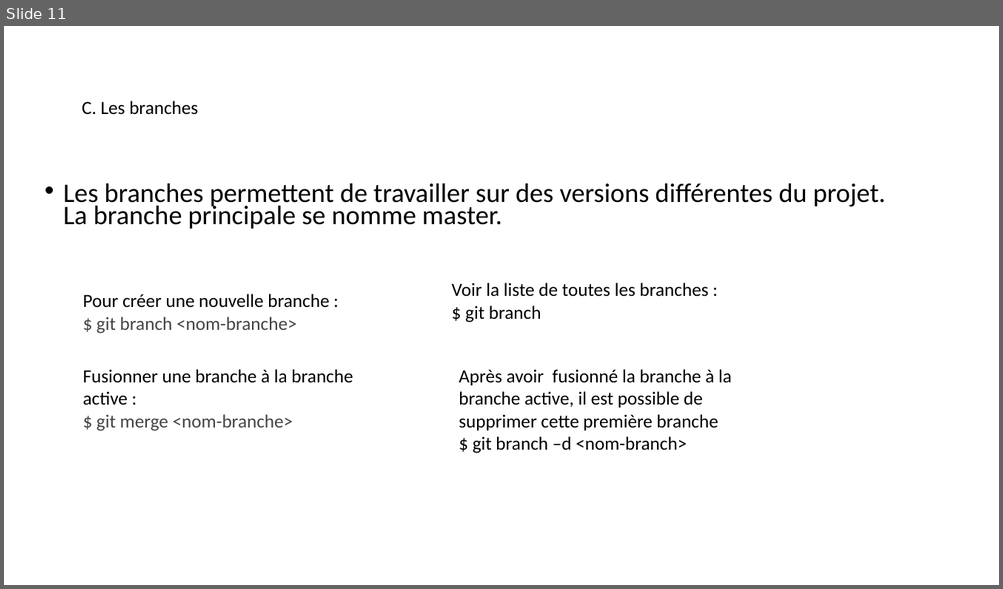
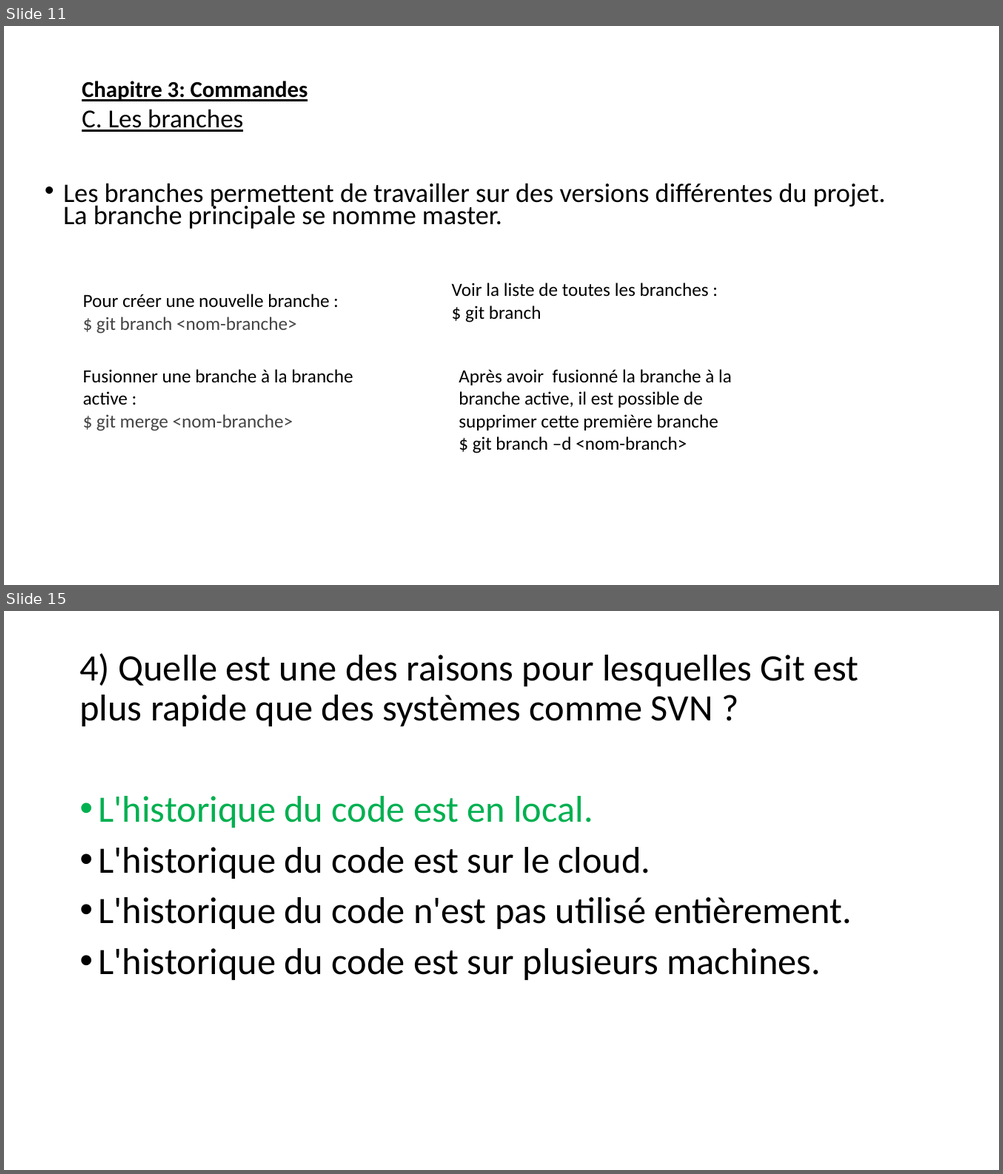
Before and after one commit to emdeo/absolute-knowledge, a slide deck: presentationGit.pptx. Shown one above the other, each under a label of ours: slide 11 before the commit, slides 11 and 15 after it; the slides between them are not shown. The pictures are 1003x589 and 1003x1174 pixels, drawn with LibreOffice and Linux fonts; fonts in the diff are those of the drawing. Boxes give left, top, right and bottom in pixels: in the first picture for what was removed or moved away, otherwise in the second. Text is boxed around its words. In the diff, an @@ line names an element or a change of style, - is before the commit and + after.

```diff
--- a/presentationGit.pptx
+++ b/presentationGit.pptx
@@ slide 15 added at [4, 611, 999, 1170], background #FFFFFF @@
@@ text added at [79, 653, 858, 980], 36 pt, text #000000 @@
+4) Quelle est une des raisons pour lesquelles Git est plus rapide que des systèmes comme SVN ?
+• L'historique du code est en local.
+• L'historique du code est sur le cloud.
+• L'historique du code n'est pas utilisé entièrement.
+• L'historique du code est sur plusieurs machines.
@@ slide 11 changed as well @@
@@ text at [82, 81, 308, 101]: paragraph added @@
+  Chapitre 3: Commandes
@@ text at [82, 109, 243, 132]: size 18 to 25 pt, underline on in "C. Les branches" @@
```
Also in this commit, not shown: 9 other slides changed, 19 other slides added.
